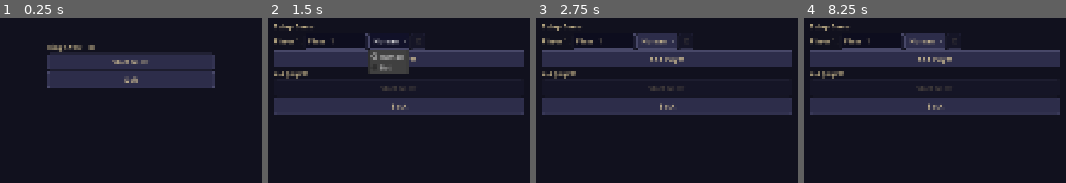
Above: before the commit, frames 1-4 (left to right).
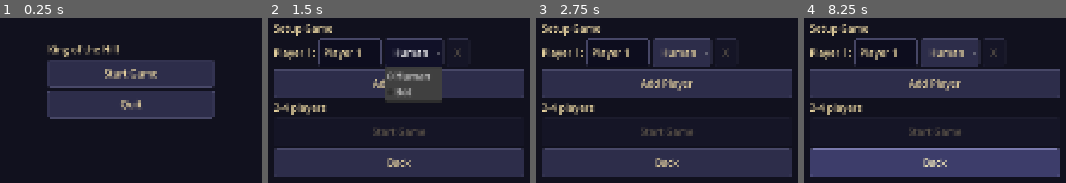
Above: after the commit, the same moments.

Repository: bogus998/KingOfTheHill
Game: Godot game, scene res://scenes/menus/main_menu.tscn
Two runs of this game, one before a commit and one after it. Both use one fixed random seed, a clock stepped at 60 frames per second and the inputs below.
Inputs (mouse positions are in pixels of both pictures, inside the frame that each line leads up to):
- Up to frame 1 (0.25 s): no input
- Up to frame 2 (1.5 s): click "Start Game" at 0.5 s; click "Human" at 1.25 s
- Up to frame 3 (2.75 s): click "Add Player" at 2 s
- Up to frame 4 (8.25 s): click "Human" at 2.75 s; click "Add Player" at 3.5 s; click "Human" at 4.25 s; click "Add Player" at 5 s; click "Back" at 5.75 s; click "Start Game" at 6.5 s; tap Enter at 7.25 s; move the mouse to (outside the picture) at 7.27 s; hold Shift 7.28-8 s; click (outside the picture) at 7.42 s; tap Space at 8 s; drag from (outside the picture) to (outside the picture) at 8.02 s

The runs differ from the first frame. In frame 1, 16% of the frame differs, in the area x 17-83%, y 16-62%; in frame 2, 56%; in frame 3, 56%, in the area x 2-98%, y 3-97%; in frame 4, 56%.

Commit message:
Enlarge UI: bigger fonts and >=56dp touch targets
Update main_theme.tres: font 16->24, button padding -> ~60px tall
buttons, larger panel/lineedit padding and container spacing.
Bump fixed custom_minimum_size on die, card, player panel, vault,
resolution picker, and end-turn button to fit the larger content.
Resize main_game.tscn anchored panel regions so the enlarged
panels no longer clip or overlap.

Co-Authored-By: Claude Opus 4.7 <noreply@anthropic.com>

Diff:
--- a/resources/main_theme.tres
+++ b/resources/main_theme.tres
@@ -11,10 +11,10 @@
 corner_radius_top_right = 6
 corner_radius_bottom_right = 6
 corner_radius_bottom_left = 6
-content_margin_left = 8.0
-content_margin_top = 6.0
-content_margin_right = 8.0
-content_margin_bottom = 6.0
+content_margin_left = 12.0
+content_margin_top = 12.0
+content_margin_right = 12.0
+content_margin_bottom = 12.0
 
 [sub_resource type="StyleBoxFlat" id="btn_normal"]
 bg_color = Color(0.176, 0.176, 0.29, 1)
@@ -27,10 +27,10 @@
 corner_radius_top_right = 4
 corner_radius_bottom_right = 4
 corner_radius_bottom_left = 4
-content_margin_left = 12.0
-content_margin_top = 8.0
-content_margin_right = 12.0
-content_margin_bottom = 8.0
+content_margin_left = 20.0
+content_margin_top = 16.0
+content_margin_right = 20.0
+content_margin_bottom = 16.0
 
 [sub_resource type="StyleBoxFlat" id="btn_hover"]
 bg_color = Color(0.239, 0.239, 0.416, 1)
@@ -43,10 +43,10 @@
 corner_radius_top_right = 4
 corner_radius_bottom_right = 4
 corner_radius_bottom_left = 4
-content_margin_left = 12.0
-content_margin_top = 8.0
-content_margin_right = 12.0
-content_margin_bottom = 8.0
+content_margin_left = 20.0
+content_margin_top = 16.0
+content_margin_right = 20.0
+content_margin_bottom = 16.0
 
 [sub_resource type="StyleBoxFlat" id="btn_pressed"]
 bg_color = Color(0.067, 0.067, 0.157, 1)
@@ -59,10 +59,10 @@
 corner_radius_top_right = 4
 corner_radius_bottom_right = 4
 corner_radius_bottom_left = 4
-content_margin_left = 12.0
-content_margin_top = 8.0
-content_margin_right = 12.0
-content_margin_bottom = 8.0
+content_margin_left = 20.0
+content_margin_top = 16.0
+content_margin_right = 20.0
+content_margin_bottom = 16.0
 
 [sub_resource type="StyleBoxFlat" id="btn_disabled"]
 bg_color = Color(0.1, 0.1, 0.18, 0.5)
@@ -75,10 +75,10 @@
 corner_radius_top_right = 4
 corner_radius_bottom_right = 4
 corner_radius_bottom_left = 4
-content_margin_left = 12.0
-content_margin_top = 8.0
-content_margin_right = 12.0
-content_margin_bottom = 8.0
+content_margin_left = 20.0
+content_margin_top = 16.0
+content_margin_right = 20.0
+content_margin_bottom = 16.0
 
 [sub_resource type="StyleBoxFlat" id="lineedit_normal"]
 bg_color = Color(0.05, 0.05, 0.12, 1)
@@ -91,13 +91,13 @@
 corner_radius_top_right = 4
 corner_radius_bottom_right = 4
 corner_radius_bottom_left = 4
-content_margin_left = 8.0
-content_margin_top = 6.0
-content_margin_right = 8.0
-content_margin_bottom = 6.0
+content_margin_left = 12.0
+content_margin_top = 14.0
+content_margin_right = 12.0
+content_margin_bottom = 14.0
 
 [resource]
-default_font_size = 16
+default_font_size = 24
 Panel/styles/panel = SubResource("panel")
 PanelContainer/styles/panel = SubResource("panel")
 Button/styles/normal = SubResource("btn_normal")
@@ -110,6 +110,8 @@
 Button/colors/font_pressed_color = Color(0.7, 0.63, 0.47, 1)
 Button/colors/font_disabled_color = Color(0.5, 0.45, 0.35, 0.6)
 Button/colors/font_focus_color = Color(1.0, 0.95, 0.75, 1)
+HBoxContainer/constants/separation = 8
+VBoxContainer/constants/separation = 8
 Label/colors/font_color = Color(0.91, 0.831, 0.627, 1)
 LineEdit/styles/normal = SubResource("lineedit_normal")
 LineEdit/styles/focus = SubResource("lineedit_normal")
--- a/scenes/board/vault_area.tscn
+++ b/scenes/board/vault_area.tscn
@@ -4,7 +4,7 @@
 
 [node name="VaultArea" type="Panel"]
 script = ExtResource("1_vault")
-custom_minimum_size = Vector2(180, 100)
+custom_minimum_size = Vector2(280, 0)
 
 [node name="VBoxContainer" type="VBoxContainer" parent="."]
 layout_mode = 2
--- a/scenes/cards/card_display.tscn
+++ b/scenes/cards/card_display.tscn
@@ -4,13 +4,13 @@
 
 [node name="CardDisplay" type="PanelContainer"]
 script = ExtResource("1_display")
-custom_minimum_size = Vector2(150, 120)
+custom_minimum_size = Vector2(220, 0)
 
 [node name="VBox" type="VBoxContainer" parent="."]
 layout_mode = 2
 
 [node name="Icon" type="TextureRect" parent="VBox"]
-custom_minimum_size = Vector2(0, 60)
+custom_minimum_size = Vector2(0, 84)
 stretch_mode = 5
 expand_mode = 2
 visible = false
--- a/scenes/dice/die.tscn
+++ b/scenes/dice/die.tscn
@@ -4,10 +4,11 @@
 
 [node name="Die" type="PanelContainer"]
 script = ExtResource("1_die")
-custom_minimum_size = Vector2(64, 64)
+custom_minimum_size = Vector2(88, 88)
 
 [node name="FaceLabel" type="Label" parent="."]
 layout_mode = 2
+theme_override_font_sizes/font_size = 40
 horizontal_alignment = 1
 vertical_alignment = 1
 text = "1"
--- a/scenes/game/main_game.tscn
+++ b/scenes/game/main_game.tscn
@@ -84,7 +84,7 @@
 offset_left = -150.0
 offset_right = 150.0
 offset_top = 8.0
-offset_bottom = 180.0
+offset_bottom = 208.0
 grow_horizontal = 2
 grow_vertical = 1
 
@@ -108,8 +108,8 @@
 anchor_top = 1.0
 anchor_bottom = 1.0
 offset_left = 8.0
-offset_right = 216.0
-offset_top = -176.0
+offset_right = 268.0
+offset_top = -278.0
 offset_bottom = -8.0
 grow_horizontal = 1
 grow_vertical = 0
@@ -120,9 +120,9 @@
 anchor_right = 1.0
 anchor_top = 1.0
 anchor_bottom = 1.0
-offset_left = 232.0
+offset_left = 284.0
 offset_right = 0.0
-offset_top = -180.0
+offset_top = -200.0
 offset_bottom = 0.0
 grow_horizontal = 2
 grow_vertical = 0
@@ -133,10 +133,10 @@
 anchor_right = 1.0
 anchor_top = 1.0
 anchor_bottom = 1.0
-offset_left = 232.0
+offset_left = 284.0
 offset_right = 0.0
-offset_top = -380.0
-offset_bottom = -180.0
+offset_top = -640.0
+offset_bottom = -208.0
 grow_horizontal = 2
 grow_vertical = 0
 
--- a/scenes/players/player_panel.tscn
+++ b/scenes/players/player_panel.tscn
@@ -4,7 +4,7 @@
 
 [node name="PlayerPanel" type="PanelContainer"]
 script = ExtResource("1_pp")
-custom_minimum_size = Vector2(200, 160)
+custom_minimum_size = Vector2(260, 0)
 
 [node name="VBoxContainer" type="VBoxContainer" parent="."]
 layout_mode = 2
@@ -15,7 +15,7 @@
 
 [node name="HealthBarContainer" type="Control" parent="VBoxContainer"]
 layout_mode = 2
-custom_minimum_size = Vector2(0, 24)
+custom_minimum_size = Vector2(0, 40)
 size_flags_horizontal = 3
 
 [node name="HealthBar" type="ProgressBar" parent="VBoxContainer/HealthBarContainer"]
--- a/scenes/ui/action_bar.tscn
+++ b/scenes/ui/action_bar.tscn
@@ -6,6 +6,6 @@
 script = ExtResource("1_action")
 
 [node name="EndTurnButton" type="Button" parent="."]
-custom_minimum_size = Vector2(150, 0)
+custom_minimum_size = Vector2(200, 0)
 text = "End Turn"
 visible = false
--- a/scenes/ui/resolution_picker.tscn
+++ b/scenes/ui/resolution_picker.tscn
@@ -4,7 +4,7 @@
 
 [node name="ResolutionPicker" type="Panel"]
 script = ExtResource("1_res")
-custom_minimum_size = Vector2(200, 80)
+custom_minimum_size = Vector2(320, 0)
 
 [node name="VBoxContainer" type="VBoxContainer" parent="."]
 layout_mode = 2
